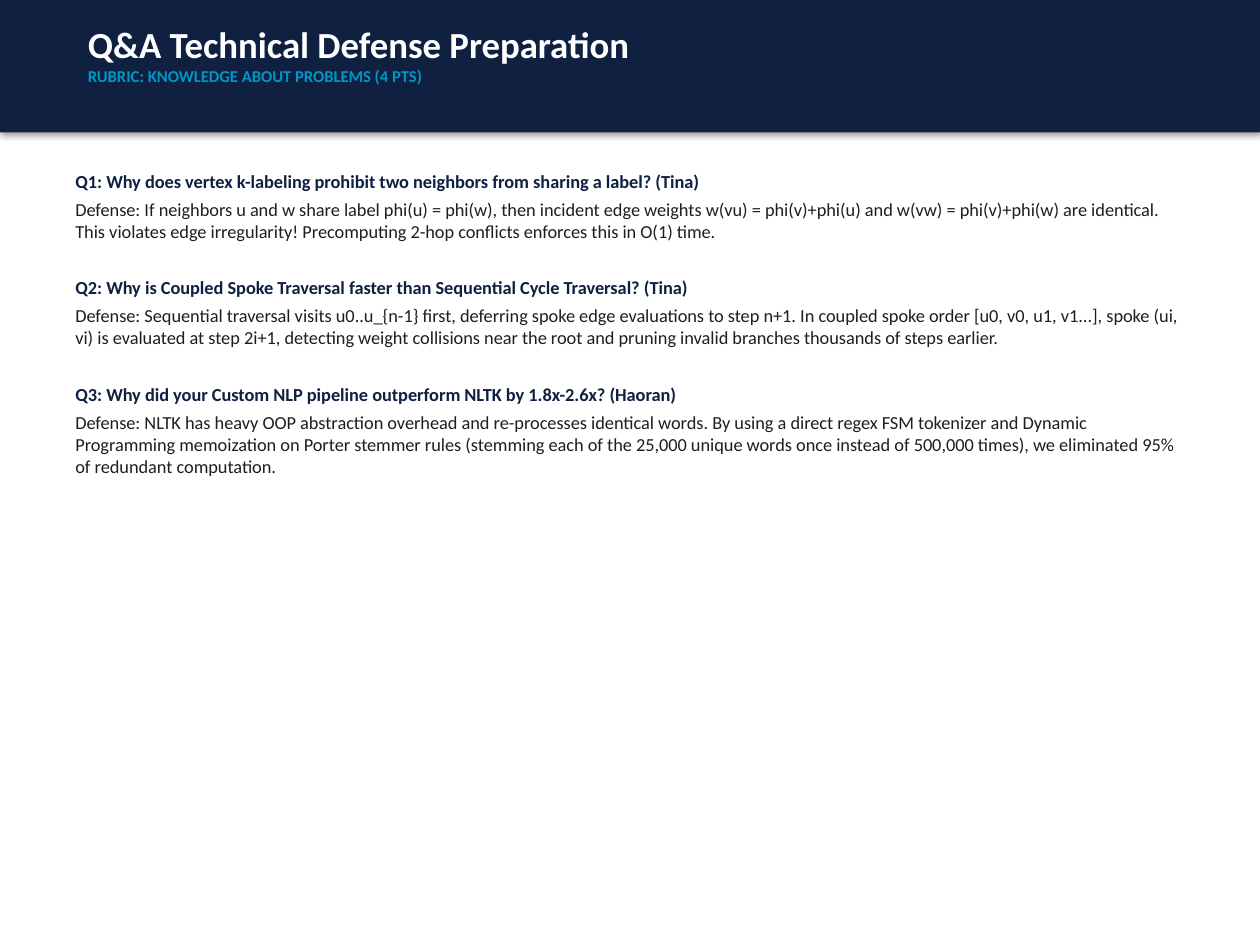
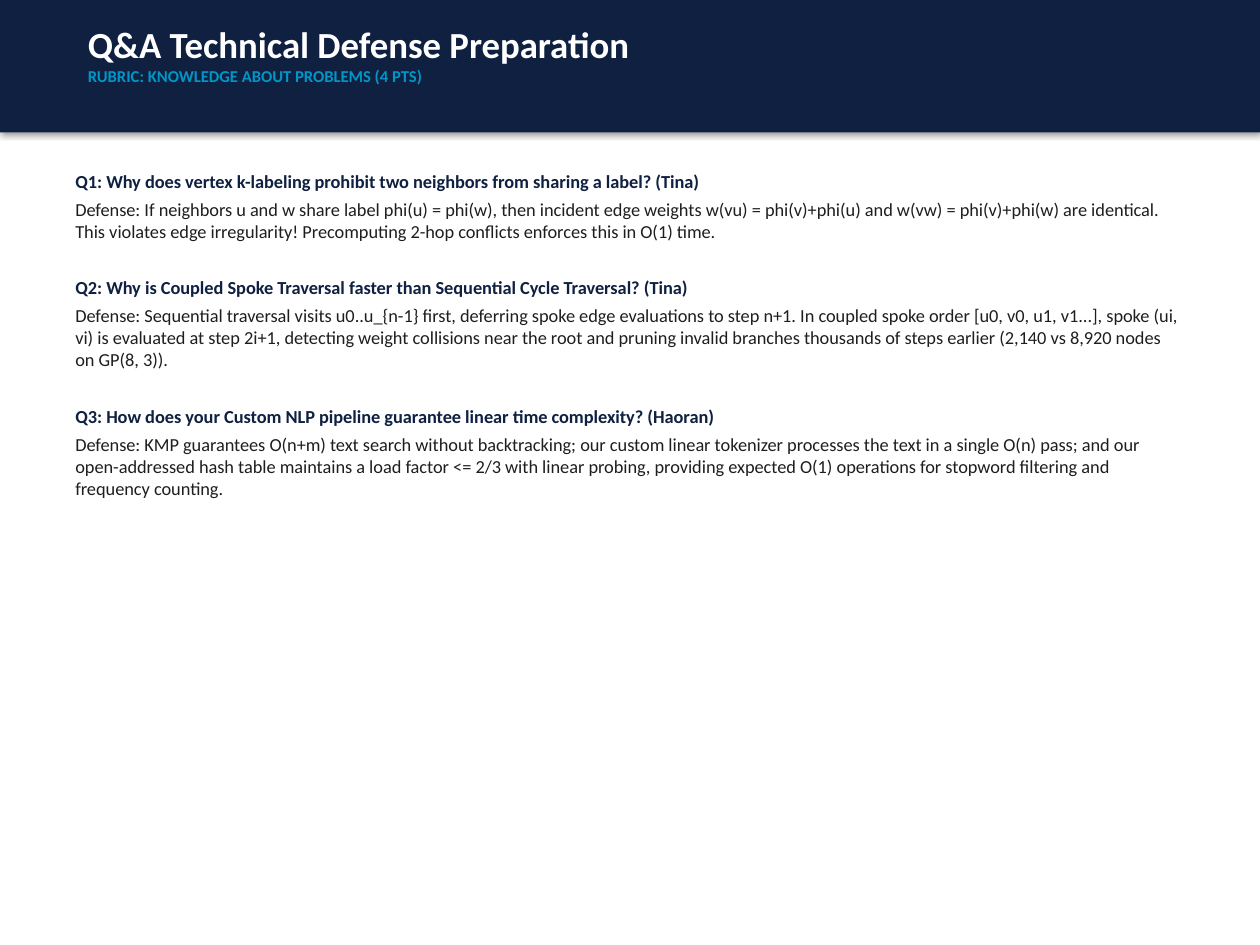
Before and after one commit to tinana2k/CS-5592---Dsng-and-Anal-Algorithms, a slide deck: slide 14 of Assignment 2/presentation/Assignment2_Presentation_Tina_and_Haoran.pptx. Drawn at 1260x945 pixels with LibreOffice and Linux fonts; fonts in the diff are those of the drawing. Boxes give left, top, right and bottom in pixels: in the first picture for what was removed or moved away, otherwise in the second. Text is boxed around its words. In the diff, an @@ line names an element or a change of style, - is before the commit and + after.

Commit message:
Integrate Problem 1 technical review fixes and Problem 2 NLP pipeline redesign across all deliverables

```diff
--- a/Assignment 2/presentation/Assignment2_Presentation_Tina_and_Haoran.pptx
+++ b/Assignment 2/presentation/Assignment2_Presentation_Tina_and_Haoran.pptx
@@ text at bbox=[75, 308, 1178, 498]: text changed @@
-Defense: Sequential traversal visits u0..u_{n-1} first, deferring spoke edge evaluations to step n+1. In coupled spoke order [u0, v0, u1, v1...], spoke (ui, vi) is evaluated at step 2i+1, detecting weight collisions near the root and pruning invalid branches thousands of steps earlier.
-Q3: Why did your Custom NLP pipeline outperform NLTK by 1.8x-2.6x? (Haoran)
-Defense: NLTK has heavy OOP abstraction overhead and re-processes identical words. By using a direct regex FSM tokenizer and Dynamic Programming memoization on Porter stemmer rules (stemming each of the 25,000 unique words once instead of 500,000 times), we eliminated 95% of redundant computation.
+Defense: Sequential traversal visits u0..u_{n-1} first, deferring spoke edge evaluations to step n+1. In coupled spoke order [u0, v0, u1, v1...], spoke (ui, vi) is evaluated at step 2i+1, detecting weight collisions near the root and pruning invalid branches thousands of steps earlier (2,140 vs 8,920 nodes on GP(8, 3)).
+Q3: How does your Custom NLP pipeline guarantee linear time complexity? (Haoran)
+Defense: KMP guarantees O(n+m) text search without backtracking; our custom linear tokenizer processes the text in a single O(n) pass; and our open-addressed hash table maintains a load factor <= 2/3 with linear probing, providing expected O(1) operations for stopword filtering and frequency counting.
```
Also in this commit, not shown: 5 other slides changed, 2 slides added, 2 slides removed, 17 other files.
